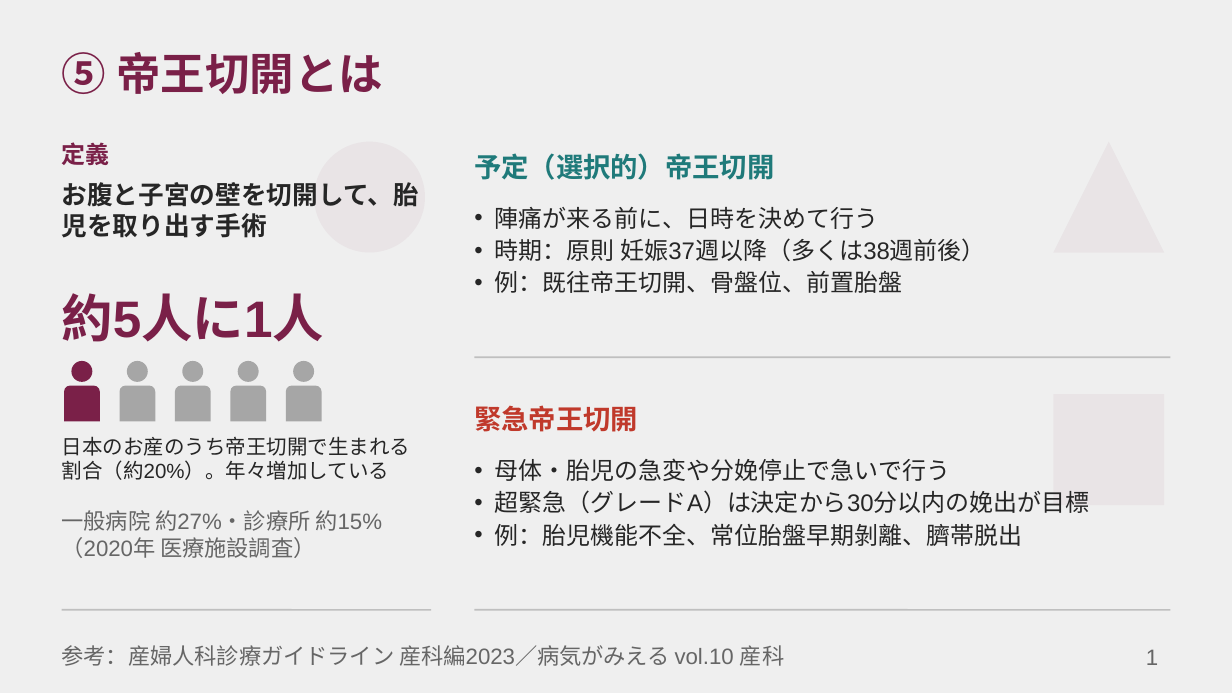
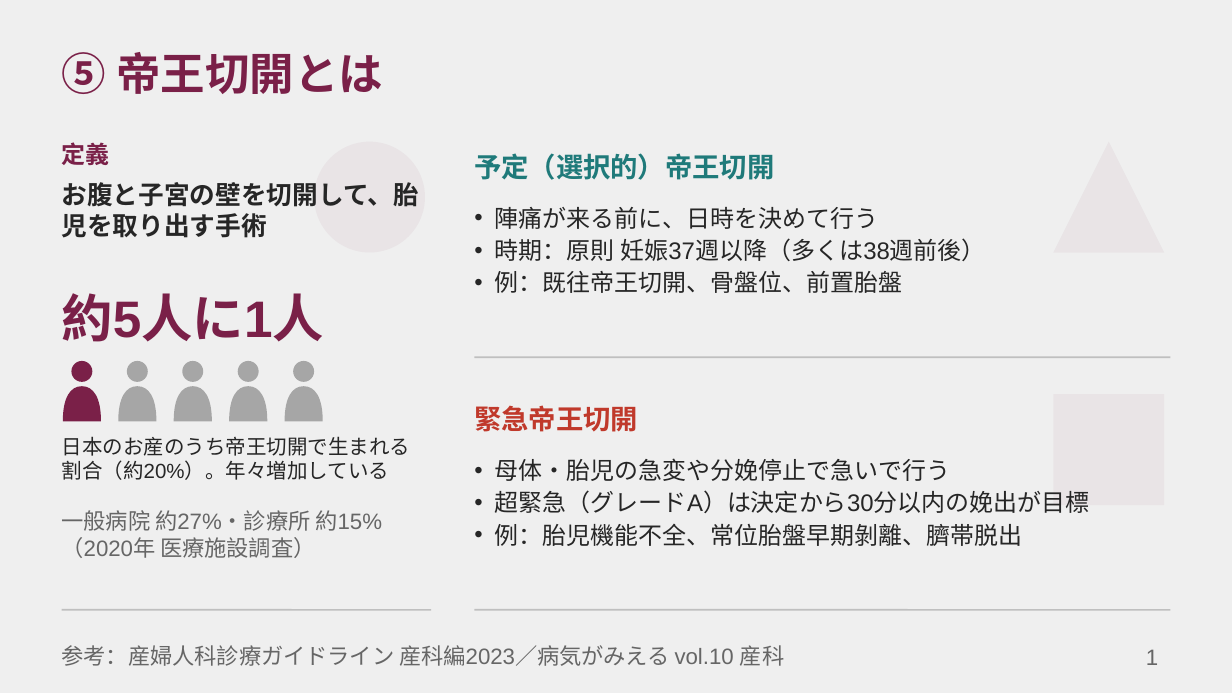
Before and after one commit to TNagate/boat-notify-render, a slide deck: slide 1 of slides/⑤帝王切開.pptx. Drawn at 1232x693 pixels with LibreOffice and Linux fonts; fonts in the diff are those of the drawing. Boxes give left, top, right and bottom in pixels: in the first picture for what was removed or moved away, otherwise in the second. Text is boxed around its words. In the diff, an @@ line names an element or a change of style, - is before the commit and + after.

```diff
--- a/slides/⑤帝王切開.pptx
+++ b/slides/⑤帝王切開.pptx
@@ freeform shape added at (x1=63, y1=384, x2=101, y2=421), fill #7A2048 @@
@@ round same rect removed at (x1=64, y1=386, x2=100, y2=421) @@
@@ freeform shape added at (x1=118, y1=384, x2=156, y2=421), fill #A6A6A6 @@
@@ round same rect removed at (x1=120, y1=386, x2=155, y2=421) @@
@@ freeform shape added at (x1=174, y1=384, x2=212, y2=421), fill #A6A6A6 @@
@@ round same rect removed at (x1=175, y1=386, x2=211, y2=421) @@
@@ freeform shape added at (x1=229, y1=384, x2=267, y2=421), fill #A6A6A6 @@
@@ round same rect removed at (x1=230, y1=386, x2=266, y2=421) @@
@@ freeform shape added at (x1=285, y1=384, x2=323, y2=421), fill #A6A6A6 @@
@@ round same rect removed at (x1=286, y1=386, x2=322, y2=421) @@
```
Also in this commit, not shown: 2 other slides changed.
